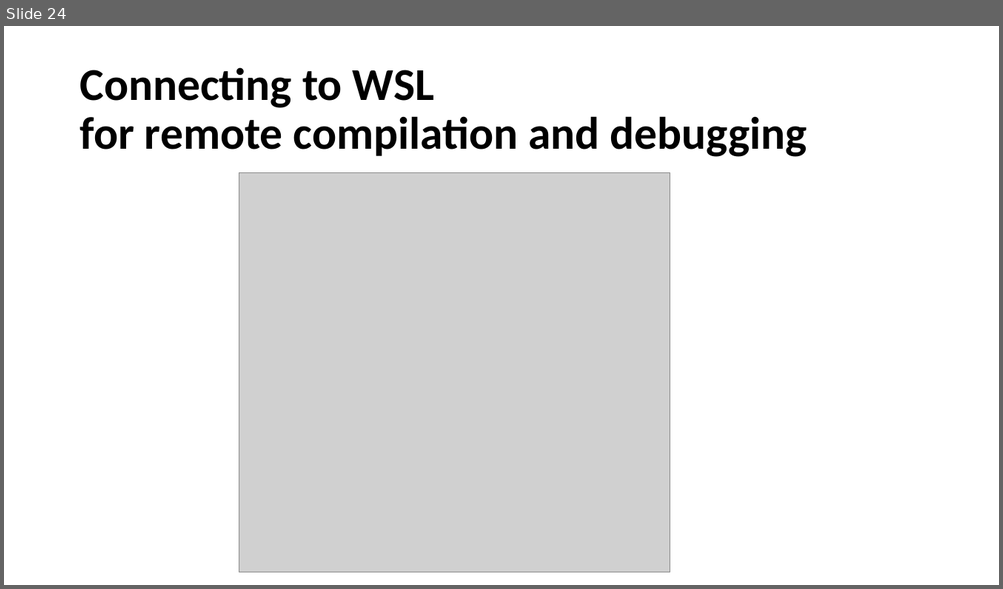
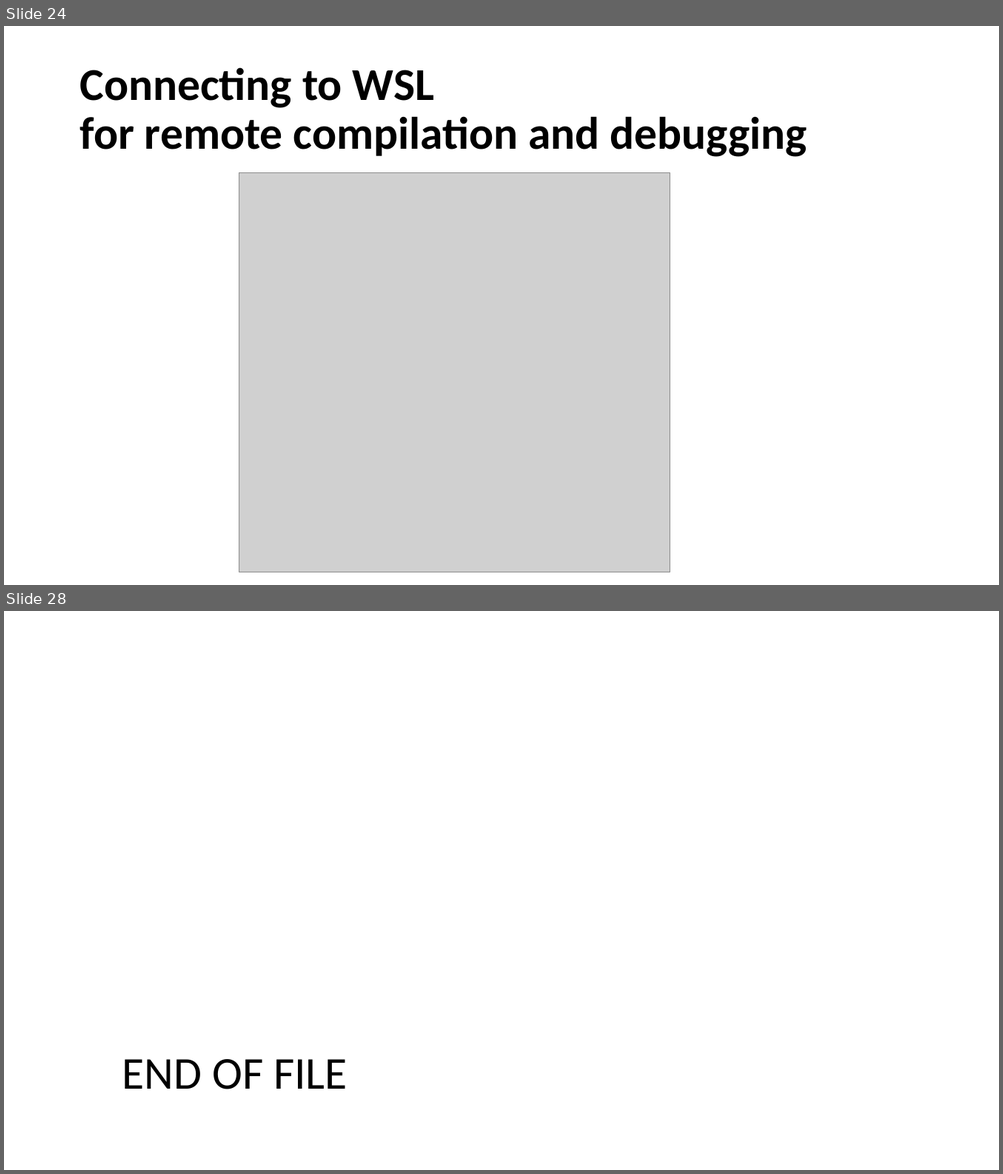
Before and after one commit to aniiiib/StudyNotes, a slide deck: Howto - Windows Subsystem for Linux.pptx. Shown one above the other, each under a label of ours: slide 24 before the commit, slides 24 and 28 after it; the slides between them are not shown. The pictures are 1003x589 and 1003x1174 pixels, drawn with LibreOffice and Linux fonts; fonts in the diff are those of the drawing; grey boxes stand for pictures. Boxes give left, top, right and bottom in pixels: in the first picture for what was removed or moved away, otherwise in the second. Text is boxed around its words. In the diff, an @@ line names an element or a change of style, - is before the commit and + after.

```diff
--- a/Howto - Windows Subsystem for Linux.pptx
+++ b/Howto - Windows Subsystem for Linux.pptx
@@ slide 28 added at bbox=[4, 611, 999, 1170], background #FFFFFF @@
@@ text added at bbox=[122, 1059, 347, 1090], 44 pt, text #000000 @@
+END OF FILE
```
Also in this commit, not shown: 4 slides changed, 2 other slides added, 1 slide removed.
